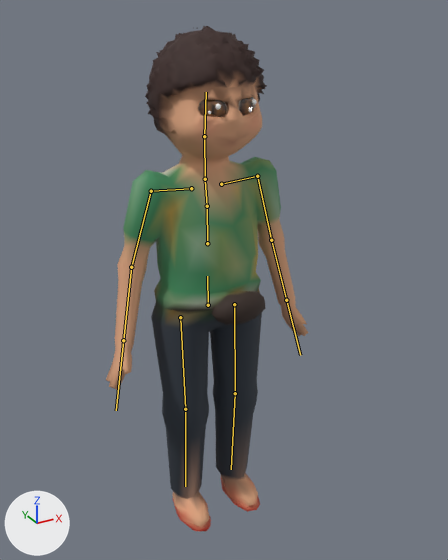
Two versions of the glTF model assets/models/nguoi/cohai.glb, one commit apart.
The view is the same before and after, from a 50 mm camera at (-0.78, -1.518, 1.583) aimed at (-0.014, -0.124, 0.887). The lights are fixed; the arrows at lower left show +X, +Y and +Z. The older version comes first. The bones that change, and the others that lie on the model, are drawn over the model as lines.

The first picture shows 'Nguoi_cohai'.
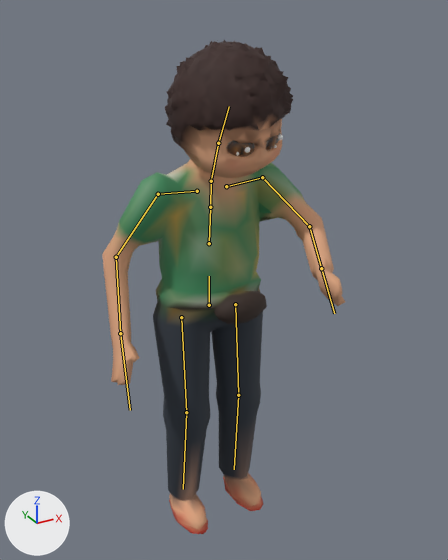
The newer file adds an action. The first version stands in its rest pose; the second is drawn at frame 6 of the action 'tha_xu'.

Location of each change, [x1, y1, x2, y2] in pixels of the pictures (448 x 560 px):
'Nguoi_cohai', posed (20% wider): before [106, 26, 308, 531]; after [102, 40, 345, 534]
bone 'hips', root to tip: before (208, 305) to (207, 276); after (209, 305) to (209, 276)
bone 'spine', root to tip: before (207, 243) to (207, 206); after (209, 243) to (210, 207)
bone 'chest', root to tip: before (207, 206) to (205, 180); after (210, 207) to (211, 182)
bone 'upperarm.L', root to tip: before (257, 176) to (271, 240); after (262, 177) to (309, 226)
bone 'forearm.L', root to tip: before (271, 240) to (286, 300); after (309, 226) to (321, 268)
bone 'hand.L', root to tip: before (286, 300) to (300, 355); after (321, 268) to (334, 313)
bone 'upperarm.R', root to tip: before (151, 191) to (131, 267); after (158, 194) to (116, 257)
bone 'forearm.R', root to tip: before (131, 267) to (123, 340); after (116, 257) to (120, 333)
bone 'hand.R', root to tip: before (123, 340) to (116, 410); after (120, 333) to (130, 410)
bone 'neck', root to tip: before (205, 179) to (204, 136); after (211, 181) to (218, 143)
bone 'head', root to tip: before (204, 136) to (206, 92); after (218, 143) to (229, 106)
bone 'thigh.L', root to tip: before (234, 304) to (235, 393); after (235, 304) to (238, 395)
bone 'shin.L', root to tip: before (235, 393) to (231, 469); after (238, 395) to (234, 469)
bone 'thigh.R', root to tip: before (180, 317) to (185, 409); after (181, 317) to (186, 412)
bone 'shin.R', root to tip: before (185, 409) to (185, 486); after (186, 412) to (183, 489)

What the commit changed:
Bone 'hips' (bone_hips) moves from (0.0, 0.0, 0.0) to (0.004, -0.001, 0.0).
Bone 'hips' (bone_hips) turns from (0, 0, 0) to (0, 1, -1) degrees about its own x, y and z.
Bone 'spine' (bone_spine) turns from (0, 0, 0) to (5, 0, 0) degrees about its own x, y and z.
Bone 'chest' (bone_chest) turns from (0, 0, 0) to (4, 2, 0) degrees about its own x, y and z.
Bone 'upperarm.L' (bone_upperarm_l) turns from (0, 0, 0) to (-77, 0, 0) degrees about its own x, y and z.
Bone 'forearm.L' (bone_forearm_l) turns from (0, 0, 0) to (-11, 3, 25) degrees about its own x, y and z.
Bone 'hand.L' (bone_hand_l) turns from (0, 0, 0) to (-6, 10, 0) degrees about its own x, y and z.
Bone 'upperarm.R' (bone_upperarm_r) turns from (0, 0, 0) to (8, -1, 10) degrees about its own x, y and z.
Bone 'forearm.R' (bone_forearm_r) turns from (0, 0, 0) to (-30, -3, -11) degrees about its own x, y and z.
Bone 'hand.R' (bone_hand_r) turns from (0, 0, 0) to (-6, -10, 0) degrees about its own x, y and z.
Bone 'neck' (bone_neck) turns from (0, 0, 0) to (9, 3, 0) degrees about its own x, y and z.
Bone 'head' (bone_head) turns from (0, 0, 0) to (7, 3, 4) degrees about its own x, y and z.
Bone 'thigh.L' (bone_thigh_l) turns from (0, 0, 0) to (-2, 0, -1) degrees about its own x, y and z.
Bone 'shin.L' (bone_shin_l) turns from (0, 0, 0) to (3, 0, 0) degrees about its own x, y and z.
Bone 'thigh.R' (bone_thigh_r) turns from (0, 0, 0) to (-3, 0, 1) degrees about its own x, y and z.
Bone 'shin.R' (bone_shin_r) turns from (0, 0, 0) to (5, 0, 0) degrees about its own x, y and z.
